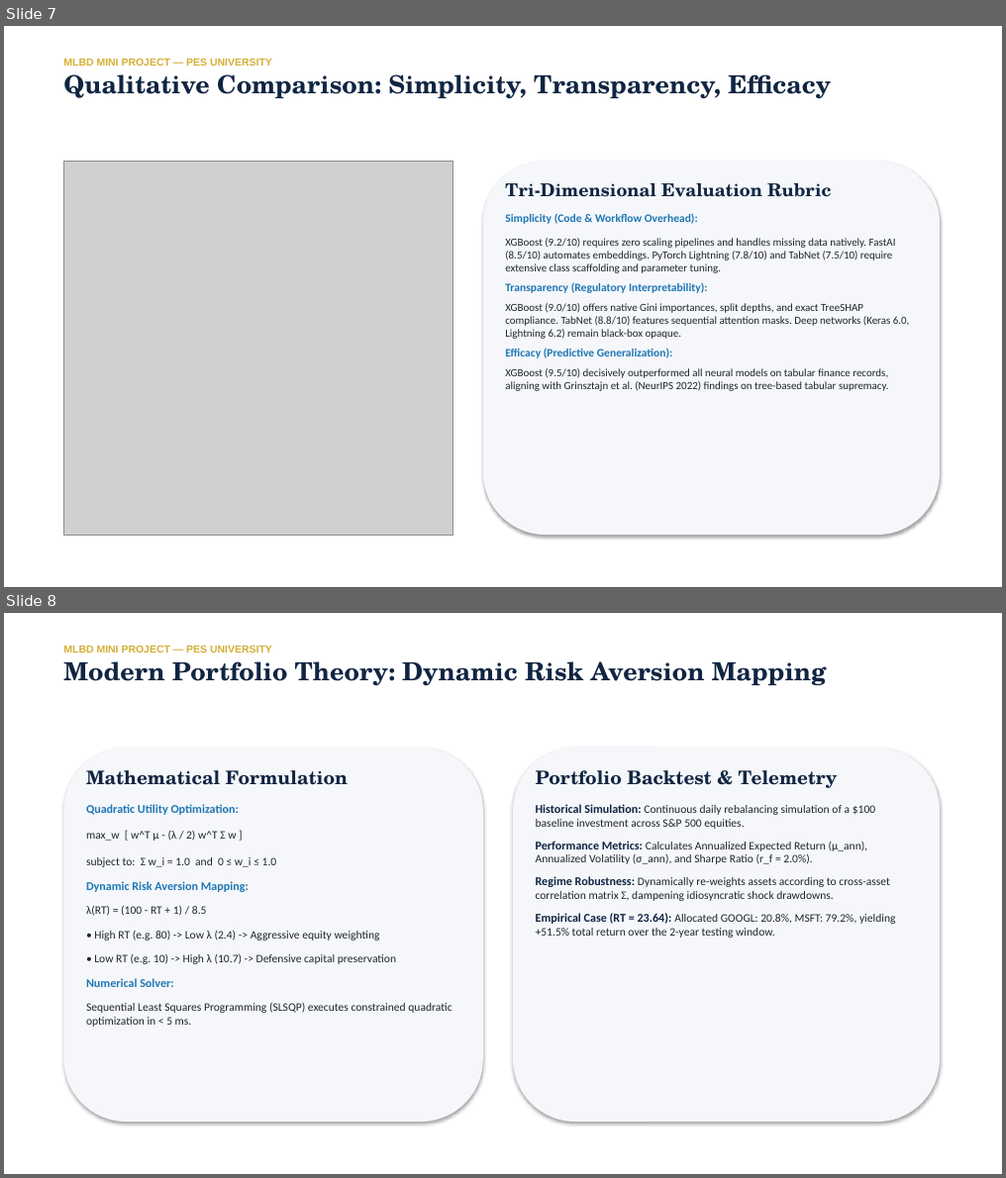
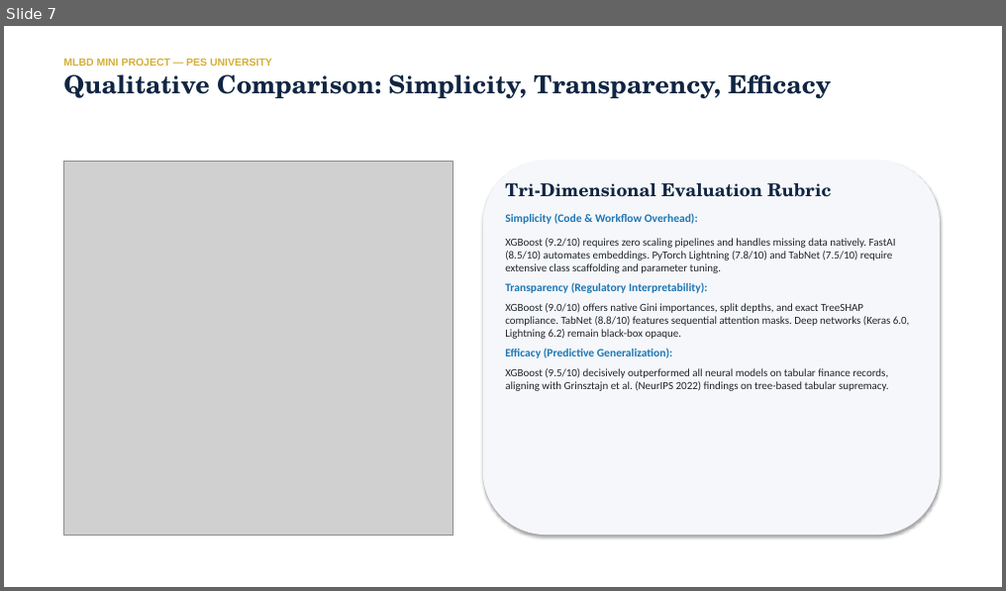
Before and after one commit to anantha-bit/Investor-Risk-Tolerance-RoboAdvisor, a slide deck: reports/Investor_Risk_Tolerance_RoboAdvisor_Presentation.pptx. Shown one above the other, each under a label of ours: slides 7 and 8 before the commit, slide 7 after it. The pictures are 1006x1178 and 1006x591 pixels, drawn with LibreOffice and Linux fonts; fonts in the diff are those of the drawing; grey boxes stand for pictures. Boxes give left, top, right and bottom in pixels: in the first picture for what was removed or moved away, otherwise in the second. Text is boxed around its words. In the diff, an @@ line names an element or a change of style, - is before the commit and + after.

Commit message:
Remove Modern Portfolio Theory slide from presentation deck

```diff
--- a/reports/Investor_Risk_Tolerance_RoboAdvisor_Presentation.pptx
+++ b/reports/Investor_Risk_Tolerance_RoboAdvisor_Presentation.pptx
@@ slide 8 removed at bbox=[4, 613, 1002, 1174], background #FFFFFF @@
@@ text removed at bbox=[63, 645, 827, 685] @@
-MLBD MINI PROJECT — PES UNIVERSITY
-Modern Portfolio Theory: Dynamic Risk Aversion Mapping
@@ rounded rectangle removed at bbox=[63, 748, 483, 1122] @@
@@ rounded rectangle removed at bbox=[513, 748, 940, 1122] @@
@@ text removed at bbox=[86, 770, 451, 1027] @@
-Mathematical Formulation
-Quadratic Utility Optimization:
-max_w [ w^T μ - (λ / 2) w^T Σ w ]
-subject to: Σ w_i = 1.0 and 0 ≤ w_i ≤ 1.0
-Dynamic Risk Aversion Mapping:
-λ(RT) = (100 - RT + 1) / 8.5
-• High RT (e.g. 80) -> Low λ (2.4) -> Aggressive equity weighting
-• Low RT (e.g. 10) -> High λ (10.7) -> Defensive capital preservation
-Numerical Solver:
-Sequential Least Squares Programming (SLSQP) executes constrained quadratic optimization in < 5 ms.
@@ text removed at bbox=[536, 770, 896, 938] @@
-Portfolio Backtest & Telemetry
-Historical Simulation: Continuous daily rebalancing simulation of a $100 baseline investment across S&P 500 equities.
-Performance Metrics: Calculates Annualized Expected Return (μ_ann), Annualized Volatility (σ_ann), and Sharpe Ratio (r_f = 2.0%).
-Regime Robustness: Dynamically re-weights assets according to cross-asset correlation matrix Σ, dampening idiosyncratic shock drawdowns.
-Empirical Case (RT = 23.64): Allocated GOOGL: 20.8%, MSFT: 79.2%, yielding +51.5% total return over the 2-year testing window.
```
Also in this commit, not shown: 1 other file.
